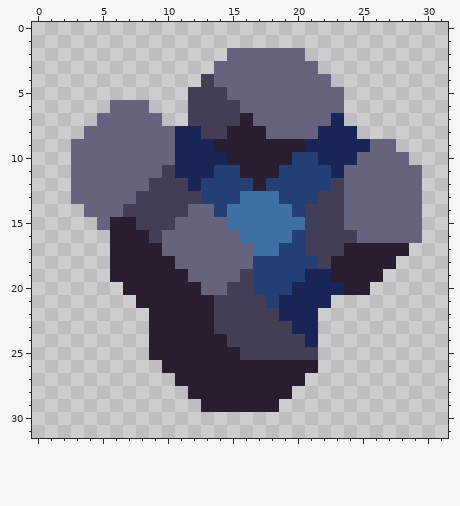
Edited in one commit: pixel-art sprite (sprites/items/verdyne-steel.png). The first picture shows the starting point.
The file is 32x32 pixels.
After:
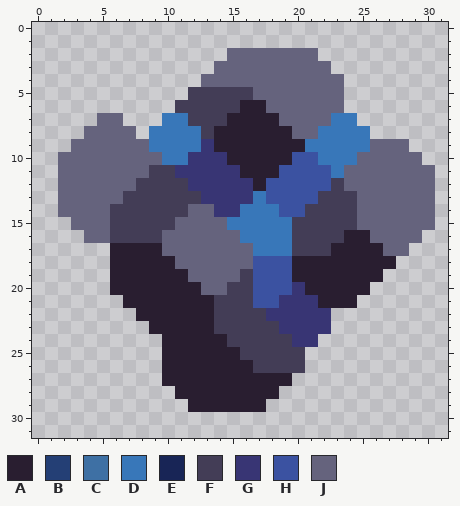
Palette (. is transparent): A #291e30  B #243f75  C #3e70a4  D #3877b9  E #182556  F #433d56  G #383574  H #3b52a1  J #65637d
Edits made:
@@ x 0..31 @@
  1 ................................
- 2 ...............JJJJJJ...........
- 3 ..............JJJJJJJJ..........
- 4 .............FJJJJJJJJJ.........
- 5 ............FFFJJJJJJJJJ........
- 6 ......JJJ...FFFFJJJJJJJJ........
- 7 .....JJJJJ..FFFFAJJJJJJE........
- 8 ....JJJJJJJEEFFAAAJJJJEEE.......
- 9 ...JJJJJJJJEEEAAAAAAAEEEEEJJ....
-10 ...JJJJJJJJEEEEAAAAABBEEEJJJJ...
-11 ...JJJJJJJFEEEBBAAABBBBEJJJJJJ..
-12 ...JJJJJJFFFEBBBBABBBBBFJJJJJJ..
-13 ...JJJJJFFFFFBBBCCCBBBFFJJJJJJ..
-14 ....JJJFFFFFJJBCCCCCBFFFJJJJJJ..
-15 .....JAAFFFJJJJCCCCCCFFFJJJJJJ..
-16 ......AAAFJJJJJJCCCCBFFFFJJJJJ..
-17 ......AAAAJJJJJJJCCBBFFFAAAAA...
-18 ......AAAAAJJJJJJBBBBBFAAAAA....
-19 ......AAAAAAJJJJFBBBBEEAAAA.....
-20 .......AAAAAAJJFFBBBEEEEAA......
-21 ........AAAAAAFFFFBEEEE.........
-22 .........AAAAAFFFFFEEE..........
-23 .........AAAAAFFFFFFEE..........
-24 .........AAAAAAFFFFFFE..........
-25 .........AAAAAAAFFFFFF..........
-26 ..........AAAAAAAAAAAA..........
-27 ...........AAAAAAAAAA...........
-28 ............AAAAAAAA............
-29 .............AAAAAA.............
+ 2 ...............JJJJJJJ..........
+ 3 ..............JJJJJJJJJ.........
+ 4 .............JJJJJJJJJJJ........
+ 5 ............FFFFFJJJJJJJ........
+ 6 ...........FFFFFAAJJJJJJ........
+ 7 .....JJ...DDFFFAAAAJJJJDD.......
+ 8 ....JJJJ.DDDDFAAAAAAJJDDDD......
+ 9 ...JJJJJJDDDDGAAAAAAADDDDDJJJ...
+10 ..JJJJJJJJDDGGGAAAAAHHDDDJJJJJ..
+11 ..JJJJJJJFFGGGGGAAAHHHHDJJJJJJJ.
+12 ..JJJJJJFFFFGGGGGAHHHHHFJJJJJJJ.
+13 ..JJJJJFFFFFFGGGGDHHHHFFFJJJJJJ.
+14 ..JJJJFFFFFFJJGGDDDHHFFFFJJJJJJ.
+15 ...JJJFFFFFJJJJDDDDDFFFFFJJJJJJ.
+16 ....JJFFFFJJJJJJDDDDFFFFAAJJJJ..
+17 ......AAAAJJJJJJJDDDFFFAAAAJJ...
+18 ......AAAAAJJJJJJHHHAAAAAAAA....
+19 ......AAAAAAJJJJFHHHAAAAAAA.....
+20 ......AAAAAAAJJFFHHHGAAAAA......
+21 .......AAAAAAAFFFHHGGGAAA.......
+22 ........AAAAAAFFFFGGGGG.........
+23 .........AAAAAFFFFFGGGG.........
+24 ..........AAAAAFFFFFGG..........
+25 ..........AAAAAAFFFFF...........
+26 ..........AAAAAAAFFFF...........
+27 ..........AAAAAAAAAA............
+28 ...........AAAAAAAA.............
+29 ............AAAAAA..............
 30 ................................
